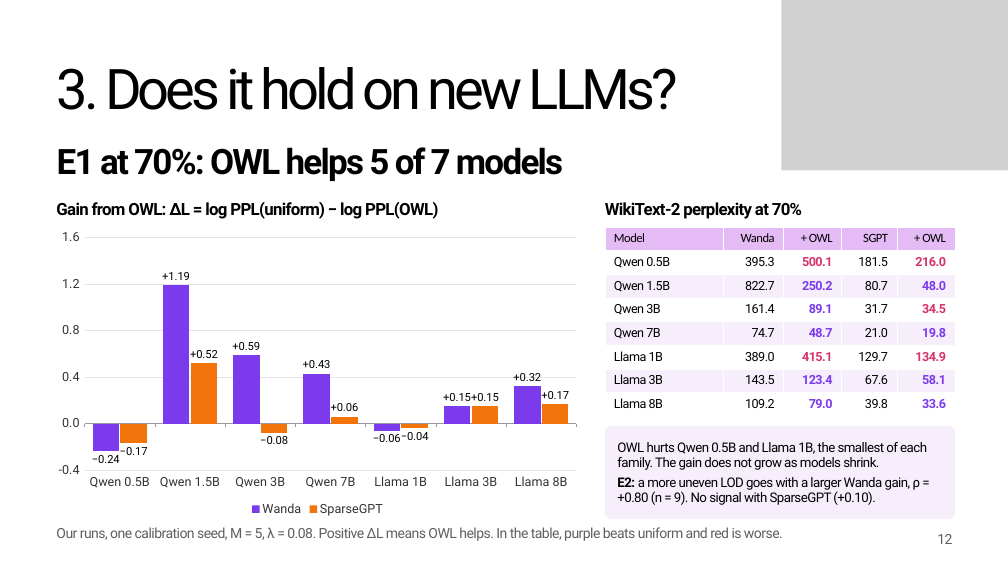
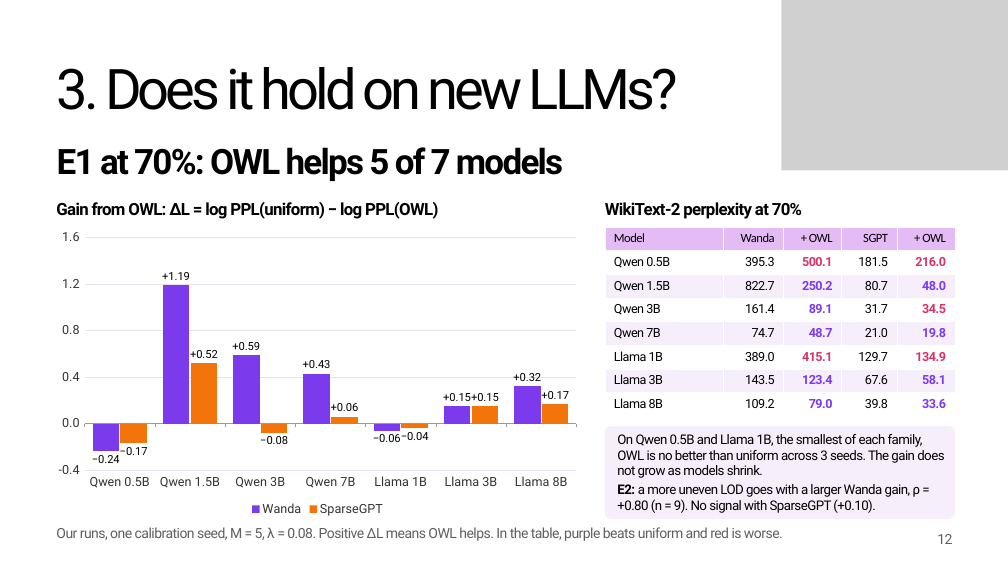
Before and after one commit to khangpt2k6/NLP_CLASS, a slide deck: slide 12 of presentation/ProjectPresentation_TKP-XGHN.pptx. Drawn at 1008x567 pixels with LibreOffice and Linux fonts; fonts in the diff are those of the drawing; grey boxes stand for pictures; background and template pictures are left out. Boxes give left, top, right and bottom in pixels: in the first picture for what was removed or moved away, otherwise in the second. Text is boxed around its words. In the diff, an @@ line names an element or a change of style, - is before the commit and + after.

```diff
--- a/presentation/ProjectPresentation_TKP-XGHN.pptx
+++ b/presentation/ProjectPresentation_TKP-XGHN.pptx
@@ text at (x1=617, y1=434, x2=944, y2=478): text changed @@
-OWL hurts Qwen 0.5B and Llama 1B, the smallest of each family. The gain does not grow as models shrink.
+On Qwen 0.5B and Llama 1B, the smallest of each family, OWL is no better than uniform across 3 seeds. The gain does not grow as models shrink.
```
Also in this commit, not shown: 2 other slides changed, 45 other files.
